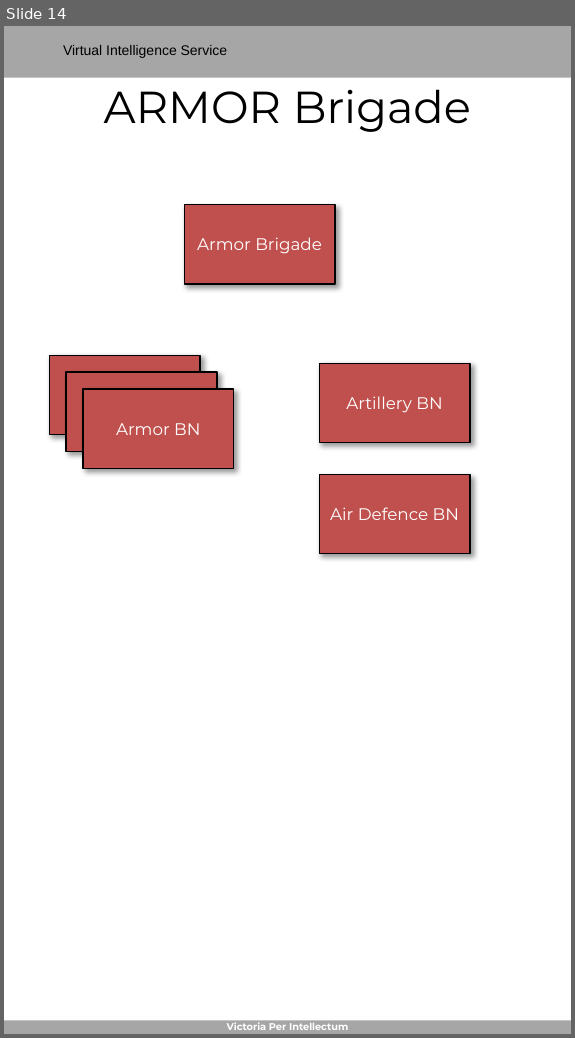
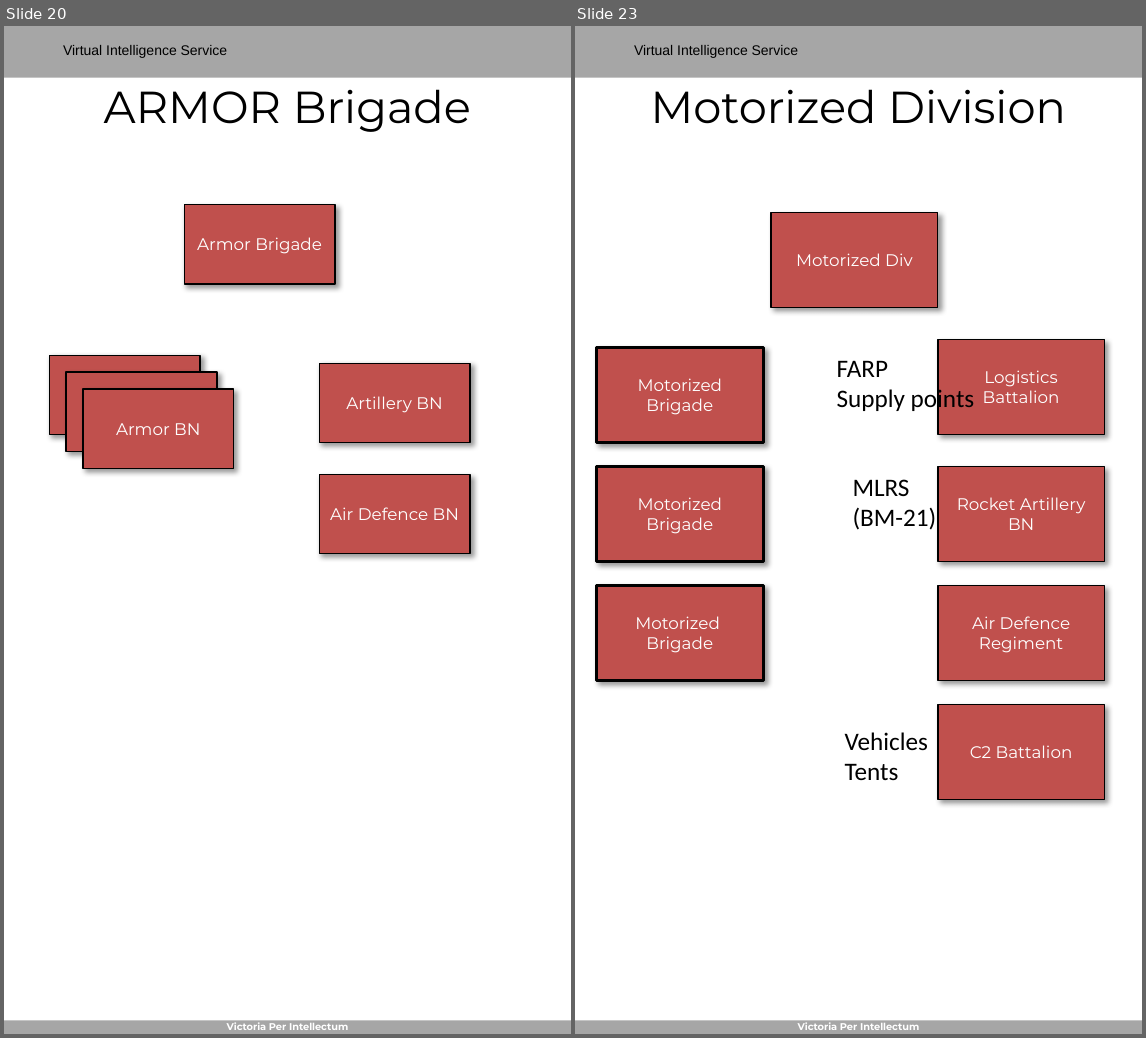
Before and after one commit to 132nd-vWing/ATRM_Brief, a slide deck: Files/VIS - Generic Order of Battle.pptx. Shown side by side, each under a label of ours: slide 14 before the commit, slides 20 and 23 after it; the slides between them are not shown. The pictures are 575x1038 and 1146x1038 pixels, drawn with LibreOffice and Linux fonts; fonts in the diff are those of the drawing; background and template pictures are left out. Boxes give left, top, right and bottom in pixels: in the first picture for what was removed or moved away, otherwise in the second. Text is boxed around its words. In the diff, an @@ line names an element or a change of style, - is before the commit and + after.

```diff
--- a/Files/VIS - Generic Order of Battle.pptx
+++ b/Files/VIS - Generic Order of Battle.pptx
@@ slide 23 added at bbox=[575, 26, 1142, 1034], background #FFFFFF; not listed: 4 template elements that a slide beside it also shows @@
@@ title added at bbox=[651, 89, 1066, 124], 32 pt, text #000000 @@
+Motorized Division
@@ rectangle added at bbox=[772, 213, 938, 307], fill #C0504D, outline #000000 1 pt, 12 pt, text #FFFFFF @@
+Motorized Div
@@ rectangle added at bbox=[596, 348, 763, 443], fill #C0504D, outline #000000 2 pt, 12 pt, text #FFFFFF @@
+Motorized Brigade
@@ rectangle added at bbox=[938, 340, 1105, 435], fill #C0504D, outline #000000 1 pt, 12 pt, text #FFFFFF @@
+Logistics Battalion
@@ text added at bbox=[837, 360, 975, 414], 18 pt, text #000000 @@
+FARP
+Supply points
@@ rectangle added at bbox=[596, 467, 763, 562], fill #C0504D, outline #000000 2 pt, 12 pt, text #FFFFFF @@
+Motorized Brigade
@@ rectangle added at bbox=[938, 467, 1105, 562], fill #C0504D, outline #000000 1 pt, 12 pt, text #FFFFFF @@
+Rocket Artillery BN
@@ text added at bbox=[853, 479, 937, 530], 18 pt, text #000000 @@
+MLRS
+(BM-21)
@@ rectangle added at bbox=[596, 586, 763, 681], fill #C0504D, outline #000000 2 pt, 12 pt, text #FFFFFF @@
+Motorized Brigade
@@ rectangle added at bbox=[938, 586, 1105, 681], fill #C0504D, outline #000000 1 pt, 12 pt, text #FFFFFF @@
+Air Defence Regiment
@@ rectangle added at bbox=[938, 705, 1105, 800], fill #C0504D, outline #000000 1 pt, 12 pt, text #FFFFFF @@
+C2 Battalion
@@ text added at bbox=[845, 732, 928, 781], 18 pt, text #000000 @@
+Vehicles
+Tents
@@ what was slide 14 is now slide 20 @@
```
Also in this commit, not shown: 12 slides changed, 17 other slides added, 1 other file.
